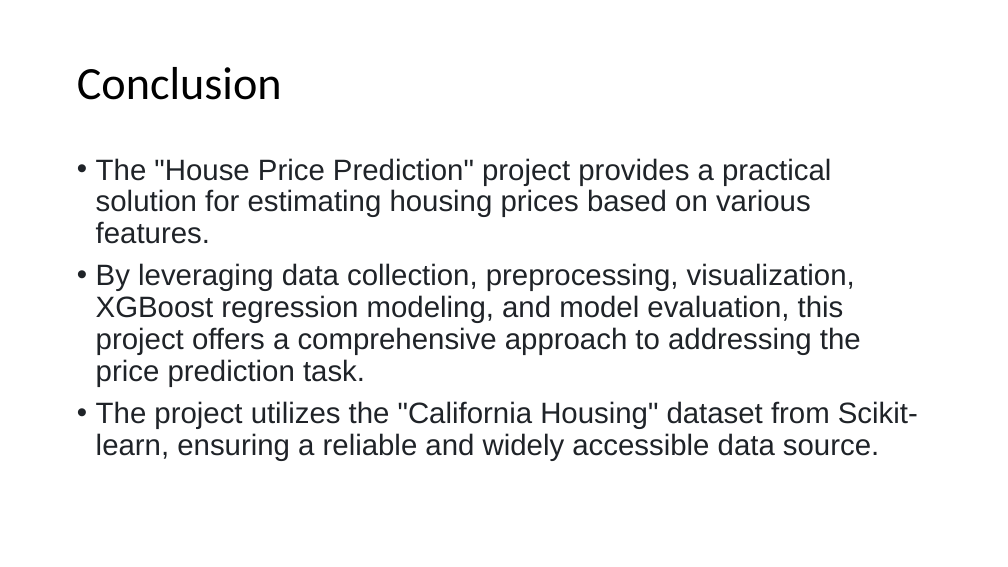
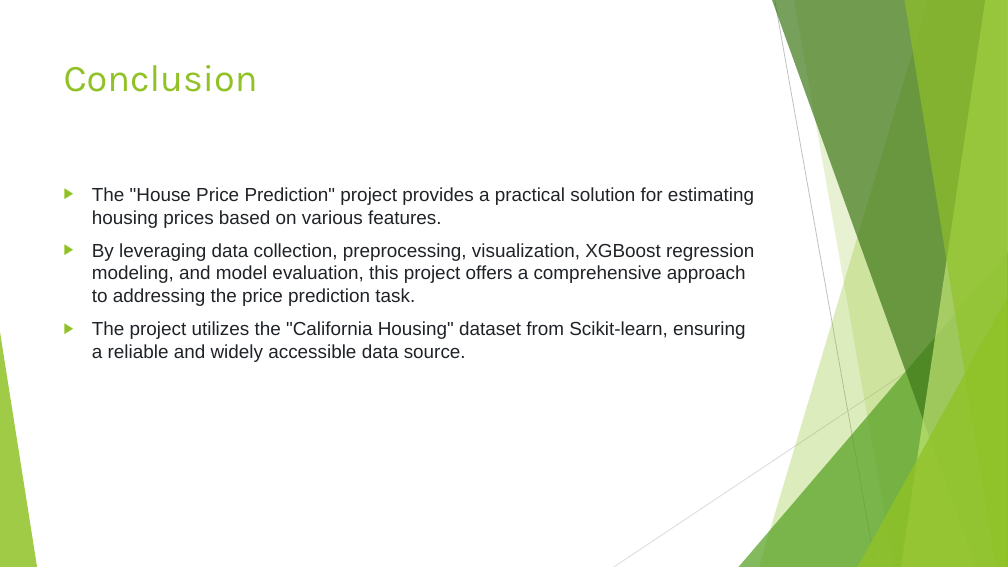
Before and after one commit to venkat123reddy/House_Price_Prediction, a slide deck: slide 13 of House_Price_Prediction.pptx (slide 11 before the commit). Drawn at 1008x567 pixels with LibreOffice and Linux fonts; fonts in the diff are those of the drawing. Boxes give left, top, right and bottom in pixels: in the first picture for what was removed or moved away, otherwise in the second. Text is boxed around its words. In the diff, an @@ line names an element or a change of style, - is before the commit and + after.

```diff
--- a/House_Price_Prediction.pptx
+++ b/House_Price_Prediction.pptx
@@ title "Conclusion": place and size @@
-title "Conclusion" at (77,67,282,100)
+title "Conclusion" at (64,65,258,92)
@@ title "Conclusion" at (64,65,258,92): size 44 to 36 pt, font Calibri to Karla, text colour #000000 to #90C226; line spacing 0.9 to 1; vertical alignment middle to top @@
@@ text "The "House Price Prediction" project ...": place and size @@
-text "The "House Price Prediction" project ..." at (96,158,918,461)
+text "The "House Price Prediction" project ..." at (92,187,754,362)
@@ text "The "House Price Prediction" project ..." at (92,187,754,362): size 28 to 18 pt; bullet • to ▶; line spacing 0.9 to 1 @@
@@ group added at (0,0,1008,567): 5 freeform shapes, 3 triangles, 2 lines @@
```
Also in this commit, not shown: 8 other slides changed, 5 slides added, 3 slides removed.
